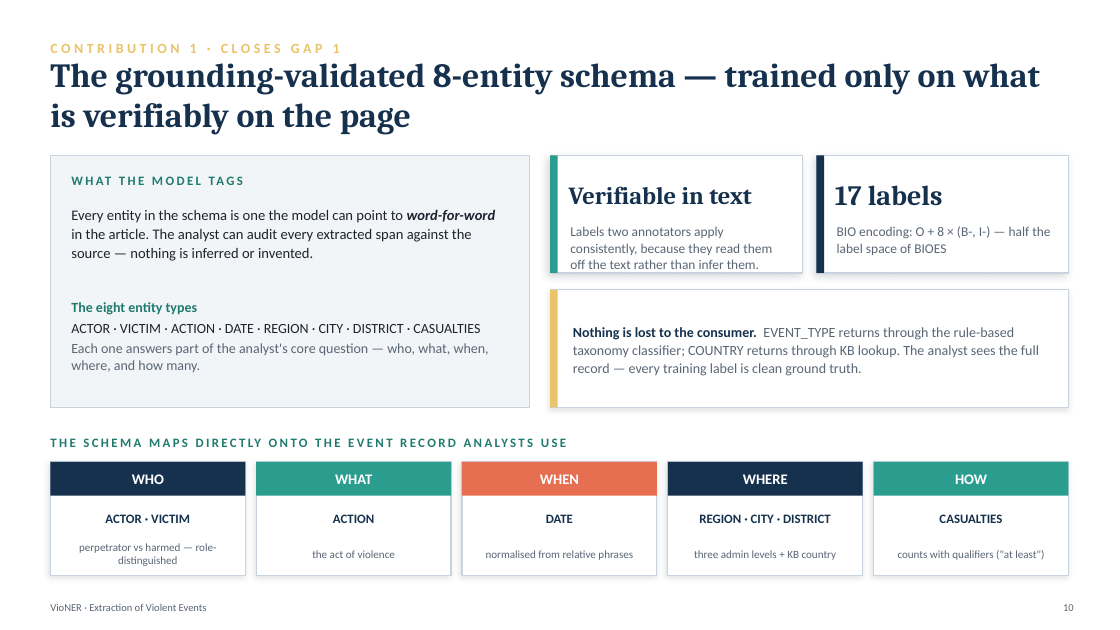
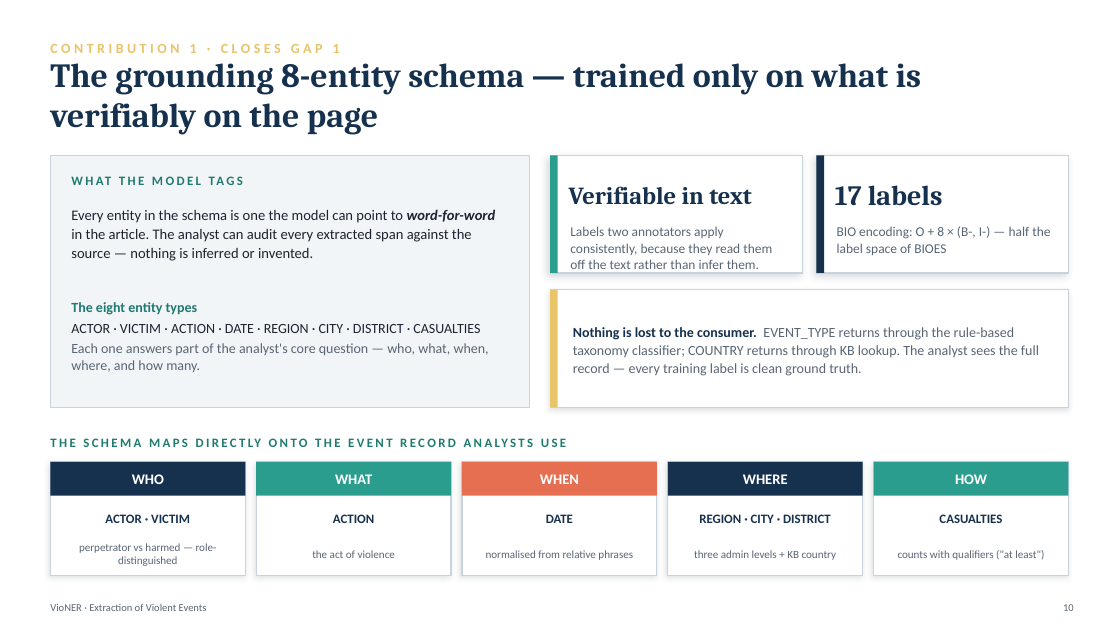
Before and after one commit to binalfew/vioner, a slide deck: slide 11 of backend/docs/defense/VioNER_Defense_Slides.pptx (slide 10 before the commit). Drawn at 1120x630 pixels with LibreOffice and Linux fonts; fonts in the diff are those of the drawing. Boxes give left, top, right and bottom in pixels: in the first picture for what was removed or moved away, otherwise in the second. Text is boxed around its words. In the diff, an @@ line names an element or a change of style, - is before the commit and + after.

```diff
--- a/backend/docs/defense/VioNER_Defense_Slides.pptx
+++ b/backend/docs/defense/VioNER_Defense_Slides.pptx
@@ text at (x1=50, y1=63, x2=921, y2=135): text changed @@
-The grounding-validated 8-entity schema — trained only on what is verifiably on the page
+The grounding 8-entity schema — trained only on what is verifiably on the page
```
Also in this commit, not shown: 13 other slides changed, 1 slide added, 7 other files.
